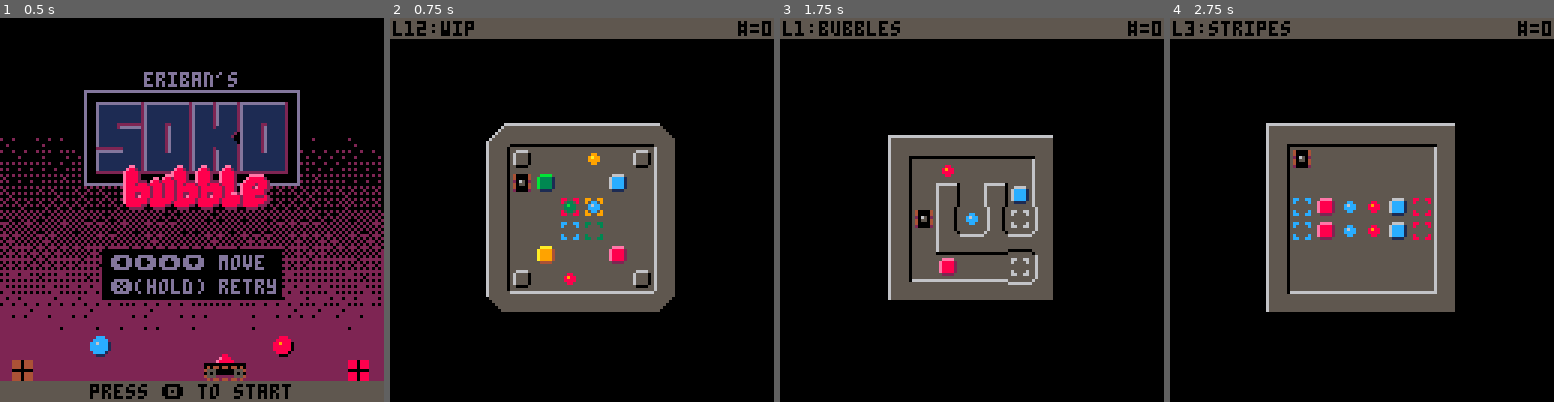
Above: before the commit, frames 1-4 (left to right).
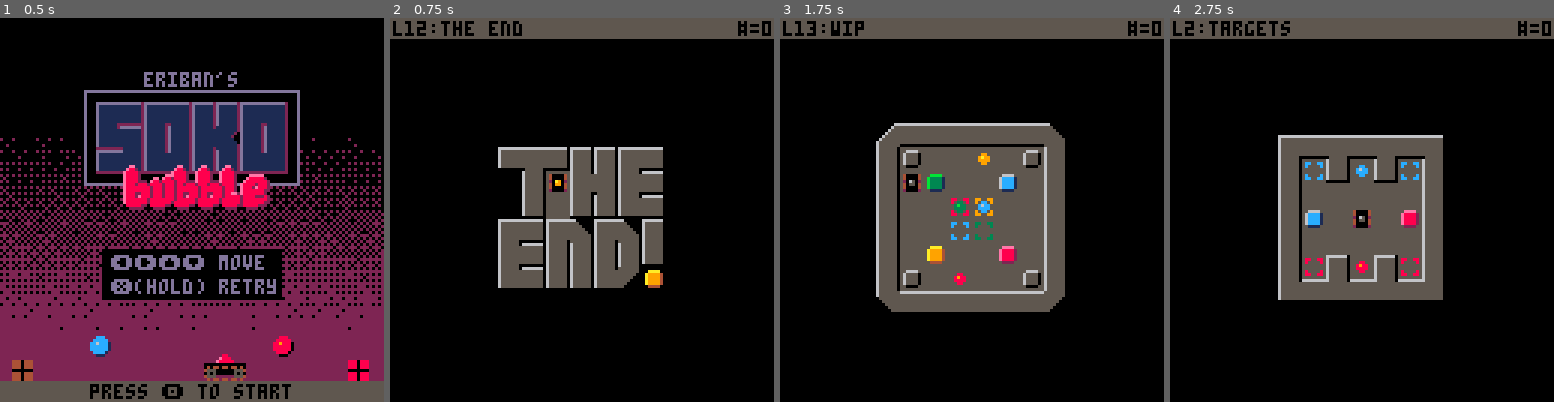
Above: after the commit, the same moments.

Repository: erwinbonsma/SokoBubbleP8
Game: PICO-8 cartridge sokobubble.p8
Same seed, same stepped clock (60 frames per second), same inputs: the game is played once before the commit and once after it.
Inputs:
- Up to frame 1 (0.5 s): tap X (X key) at 0.33 s
- Up to frame 2 (0.75 s): tap O (Z key) at 0.7 s
- Up to frame 3 (1.75 s): tap X (X key) at 1.07 s; hold Right from 1.6 s (still down); tap O (Z key) at 1.7 s
- Up to frame 4 (2.75 s): tap X (X key) at 1.85 s; release Right at 2.1 s; tap O (Z key) at 2.1, 2.5 s; hold Up 2.15-2.42 s; hold Right from 2.47 s (still down)

Frame 1 is identical in both runs. In frame 2, 14% of the frame differs, in the area x 13-75%, y 0-77%; in frame 3, 12%; in frame 4, 12%.

Commit message:
Add level 'barrier'

Diff:
--- a/sokobubble.p8
+++ b/sokobubble.p8
@@ -16,6 +16,9 @@
 },{
  name="hidden",
  mapdef={0,0,8,8}
+},{
+ name="barrier",
+ mapdef={44,8,8,7}
 },{
  name="all on target",
  mapdef={36,8,8,7}
@@ -1017,8 +1020,8 @@
 00000000000000000000000000000000000000000000000000000000000000000000000000000000000000000000000000000000000000000000000000000000
 00000000000000000000000000000000000000000000000000000000000000000000000000000000000000000000000000000000000000000000000000000000
 00700700000000000000000000000000000000000000000000000000000000000000000000000000000000000000000000000000000000000000000000000000
-00077000000000000000000000000000000000000000000000000000000000000000000000000000000000000000000000000000000000000000000000000000
-00077000000000000000000000000000000000000000000000000000000000000000000000000000000000000000000000000000000000000000000000000000
+00077000887788770000000000000000000000000000000000000000000000000000000000000000000000000000000000000000000000000000000000000000
+00077000887788770000000000000000000000000000000000000000000000000000000000000000000000000000000000000000000000000000000000000000
 00700700000000000000000000000000000000000000000000000000000000000000000000000000000000000000000000000000000000000000000000000000
 00000000000000000000000000000000000000000000000000000000000000000000000000000000000000000000000000000000000000000000000000000000
 00000000000000000000000000000000000000000000000000000000000000000000000000000000000000000000000000000000000000000000000000000000
@@ -1274,21 +1277,21 @@
 0000000000000000000000000000000001010100000002020202020203000000010101000002020202020202000000020202020202020202020202020202020204141414140810181818181818080806041414141408101818181818180808090414141414081018181818181808080004141414140810181818181818080802
 0000000000000000000000000000000000000000000000000000000000000000000000000000000000000000000000000000000000000000000000000000000004040404040400000000000000000000000400000400001000000000000000000000000000000010000000000000000000000000000000100000000000000000
 __map__
-313636363636363231363636363636323136363636363632163636363636361716363636363636171b3136363636321b0000000000000000000000000000000000000000000000000000000000000000000000000000000000000000000000000000000000000000000000000000000000000000000000000000000000000000
-3510000000000035355500002500653535100000000000353546004545005635352500004600253531340000460033320000000000000000000000000000000000000000000000000000000000000000000000000000000000000000000000000000000000000000000000000000000000000000000000000000000000000000
-3500000000000035350010600000003535000000000000353500107070000035351060000070003535106000007000350000000000000000000000000000000000000000000000000000000000000000000000000000000000000000000000000000000000000000000000000000000000000000000000000000000000000000
-3500005000702f353525005676400035357550765670553535655000006055353500006a7900003535000055450000350000000000000000000000000000000000000000000000000000000000000000000000000000000000000000000000000000000000000000000000000000000000000000000000000000000000000000
-3500007000000035350050664600253535755076567055353565500000605535350000756500003533327675656600350000000000000000000000000000000000000000000000000000000000000000000000000000000000000000000000000000000000000000000000000000000000000000000000000000000000000000
-350000540075553535000000700000353500000000000035350000404000003535004000005000351b354000005000350000000000000000000000000000000000000000000000000000000000000000000000000000000000000000000000000000000000000000000000000000000000000000000000000000000000000000
-3556002f0055753535450025000075353500000000000035356600757500763535250056000025351b350000560031340000000000000000000000000000000000000000000000000000000000000000000000000000000000000000000000000000000000000000000000000000000000000000000000000000000000000000
+313636363636363231363636363636323136363636363632163636363636361716363636363636171b3136363636321b31363636321c1c1c000000000000000000000000000000000000000000000000000000000000000000000000000000000000000000000000000000000000000000000000000000000000000000000000
+3510000000000035355500002500653535100000000000353546004545005635352500004600253531340000460033323500000033363632000000000000000000000000000000000000000000000000000000000000000000000000000000000000000000000000000000000000000000000000000000000000000000000000
+3500000000000035350010600000003535000000000000353500107070000035351060010170003535106000007000353500005000006535000000000000000000000000000000000000000000000000000000000000000000000000000000000000000000000000000000000000000000000000000000000000000000000000
+3500005000702f353525005676400035357550765670553535655000006055353500006a7900003535000055450000353e38663056563a3c000000000000000000000000000000000000000000000000000000000000000000000000000000000000000000000000000000000000000000000000000000000000000000000000
+3500007000000035350050664600253535755076567055353565500000605535350000756500003533327675656600353510500060005535000000000000000000000000000000000000000000000000000000000000000000000000000000000000000000000000000000000000000000000000000000000000000000000000
+350000540075553535000000700000353500000000000035350000404000003535004000005000351b354000005000353500000000005535000000000000000000000000000000000000000000000000000000000000000000000000000000000000000000000000000000000000000000000000000000000000000000000000
+3556002f0055753535450025000075353500000000000035356600757500763535250056000025351b350000560031343336363636363634000000000000000000000000000000000000000000000000000000000000000000000000000000000000000000000000000000000000000000000000000000000000000000000000
 333636363636363433363636363636343336363636363634183636363636361918363636363636191b3336363636341b0000000000000000000000000000000000000000000000000000000000000000000000000000000000000000000000000000000000000000000000000000000000000000000000000000000000000000
-3136363636363231363b363b36323136363636363231363636363636323a3b38373731383136363636363632313636363636320000000000000000000000000000000000000000000000000000000000000000000000000000000000000000000000000000000000000000000000000000000000000000000000000000000000
-35005600000035357539763975353510000000003535100000000000351b355f3e3c3e383510000000000035351000007075350000000000000000000000000000000000000000000000000000000000000000000000000000000000000000000000000000000000000000000000000000000000000000000000000000000000
-35003700377035350000000000353500600040003535000000000000351b3900393933383500705a5c500035357500007000350000000000000000000000000000000000000000000000000000000000000000000000000000000000000000000000000000000000000000000000000000000000000000000000000000000000
-351026762b4d2835700010005035350050660056353575507656705535313831173117373500707a7c500035357600007075350000000000000000000000000000000000000000000000000000000000000000000000000000000000000000000000000000000000000000000000000000000000000000000000000000000000
-350033273d2a3c35000000000035350070004d4d2835755076567055353e3835353535393500000000000035357500007000350000000000000000000000000000000000000000000000000000000000000000000000000000000000000000000000000000000000000000000000000000000000000000000000000000000000
-35005000004d2835553756375535350000764d482835000000000000353338393933194f1832000000003119350000007075350000000000000000000000000000000000000000000000000000000000000000000000000000000000000000000000000000000000000000000000000000000000000000000000000000000000
-3336363636273433363d363d3634333636362727343336363636363634000000000000001b3336363636341b333636363636340000000000000000000000000000000000000000000000000000000000000000000000000000000000000000000000000000000000000000000000000000000000000000000000000000000000
+3136363636363231363b363b36323136363636363231363636363636323a3b3837373138313636363636363231363636321b1b1b31363636363632000000000000000000000000000000000000000000000000000000000000000000000000000000000000000000000000000000000000000000000000000000000000000000
+35005600000035357539763975353510000000003535100000000000351b355f3e3c3e383510000000000035350000003336363235100000707535000000000000000000000000000000000000000000000000000000000000000000000000000000000000000000000000000000000000000000000000000000000000000000
+35003700377035350000000000353500600040003535000000000000351b3900393933383500705a5c500035350000500000753535750000700035000000000000000000000000000000000000000000000000000000000000000000000000000000000000000000000000000000000000000000000000000000000000000000
+351026762b4d2835700010005035350050660056353575507656705535313831173117373500707a7c5000353e38763056563a3c35760101707535000000000000000000000000000000000000000000000000000000000000000000000000000000000000000000000000000000000000000000000000000000000000000000
+350033273d2a3c35000000000035350070004d4d2835755076567055353e3835353535393500000000000035351050007000553535750000700035000000000000000000000000000000000000000000000000000000000000000000000000000000000000000000000000000000000000000000000000000000000000000000
+35005000004d2835553756375535350000764d482835000000000000353338393933194f1832000000003119350000000000553535000000707535000000000000000000000000000000000000000000000000000000000000000000000000000000000000000000000000000000000000000000000000000000000000000000
+3336363636273433363d363d3634333636362727343336363636363634000000000000001b3336363636341b333636363636363433363636363634000000000000000000000000000000000000000000000000000000000000000000000000000000000000000000000000000000000000000000000000000000000000000000
 3138313237373132000000000000000000000000000000000000000000000000000000000000000000000000000000000000000000000000000000000000000000000000000000000000000000000000000000000000000000000000000000000000000000000000000000000000000000000000000000000000000000000000
 333235353e1a3535000000000000000000000000000000000000000000000000000000000000000000000000000000000000000000000000000000000000000000000000000000000000000000000000000000000000000000000000000000000000000000000000000000000000000000000000000000000000000000000000
 3a34333439393334000000000000000000000000000000000000000000000000000000000000000000000000000000000000000000000000000000000000000000000000000000000000000000000000000000000000000000000000000000000000000000000000000000000000000000000000000000000000000000000000
